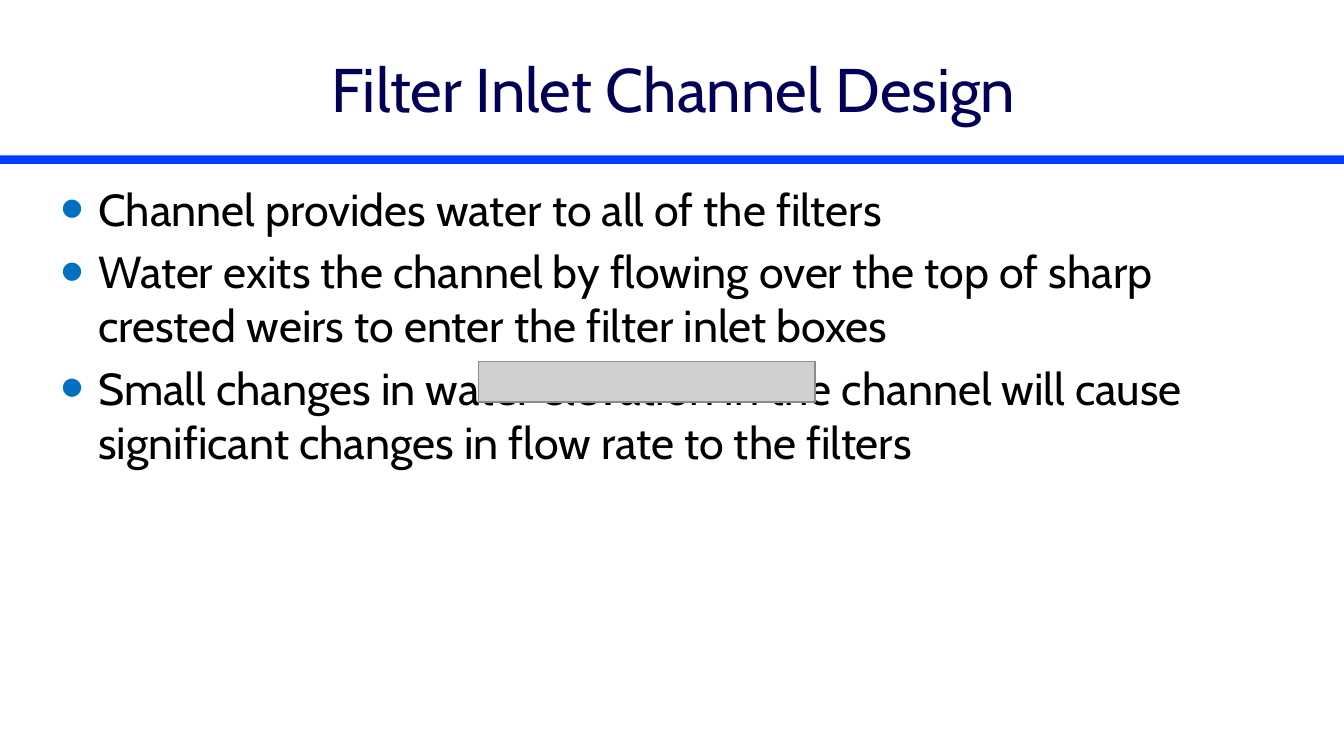
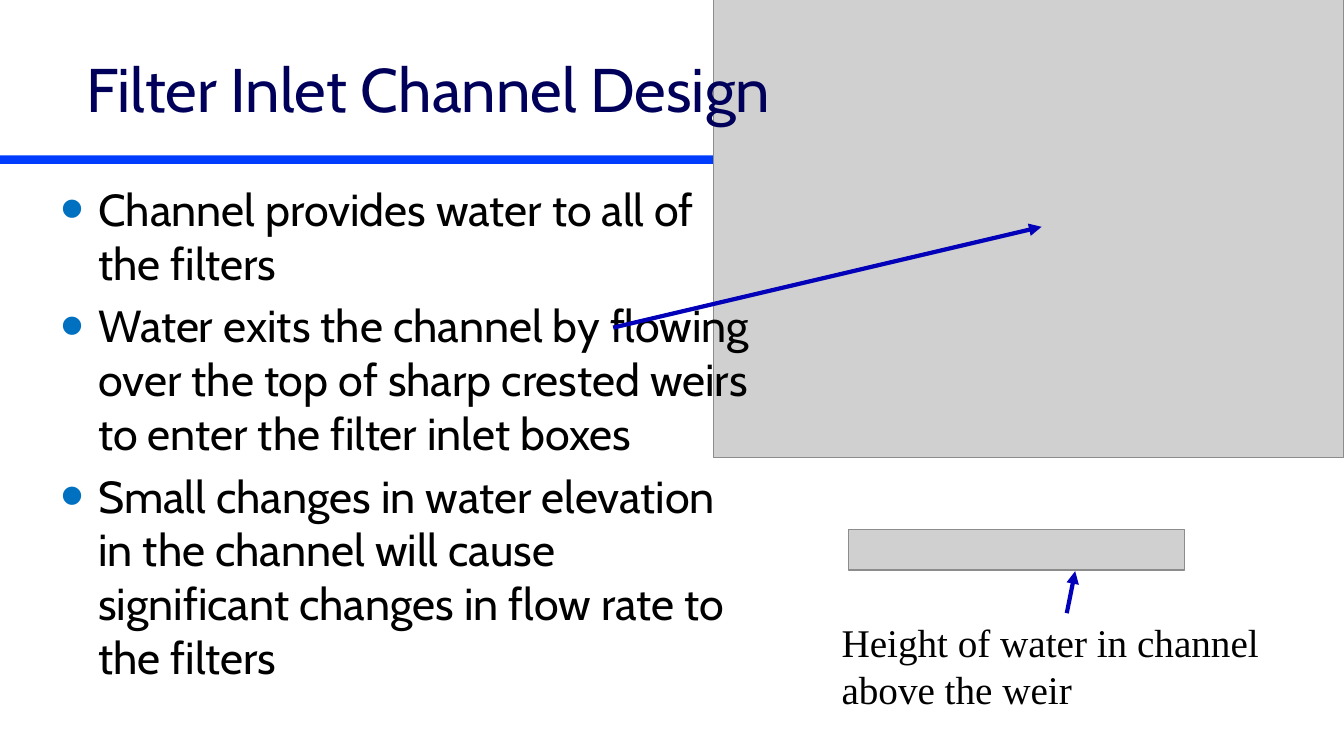
Before and after one commit to monroews/CEE4520Lectures, a slide deck: slide 24 of Manifolds.pptx (slide 23 before the commit). Drawn at 1344x756 pixels with LibreOffice and Linux fonts; fonts in the diff are those of the drawing; grey boxes stand for pictures. Boxes give left, top, right and bottom in pixels: in the first picture for what was removed or moved away, otherwise in the second. Text is boxed around its words. In the diff, an @@ line names an element or a change of style, - is before the commit and + after.

```diff
--- a/Manifolds.pptx
+++ b/Manifolds.pptx
@@ title "Filter Inlet Channel Design" rewrapped from (x1=331, y1=65, x2=1016, y2=126) to (x1=86, y1=60, x2=770, y2=126) @@
@@ picture added at (x1=714, y1=0, x2=1344, y2=458) @@
@@ text "Channel provides water to all ..." rewrapped from (x1=98, y1=192, x2=1182, y2=469) to (x1=98, y1=192, x2=749, y2=675) @@
@@ arrow added from (613, 328) to (1042, 227), #0300BA 3 pt @@
@@ picture moved from (x1=479, y1=361, x2=816, y2=401) to (x1=849, y1=529, x2=1186, y2=570) @@
@@ arrow added from (1067, 613) to (1076, 572), #0300BA 3 pt @@
@@ text added at (x1=842, y1=629, x2=1259, y2=705), 28 pt, text #000000 @@
+Height of water in channel above the weir
```
Also in this commit, not shown: 8 other slides changed, 3 slides added.
